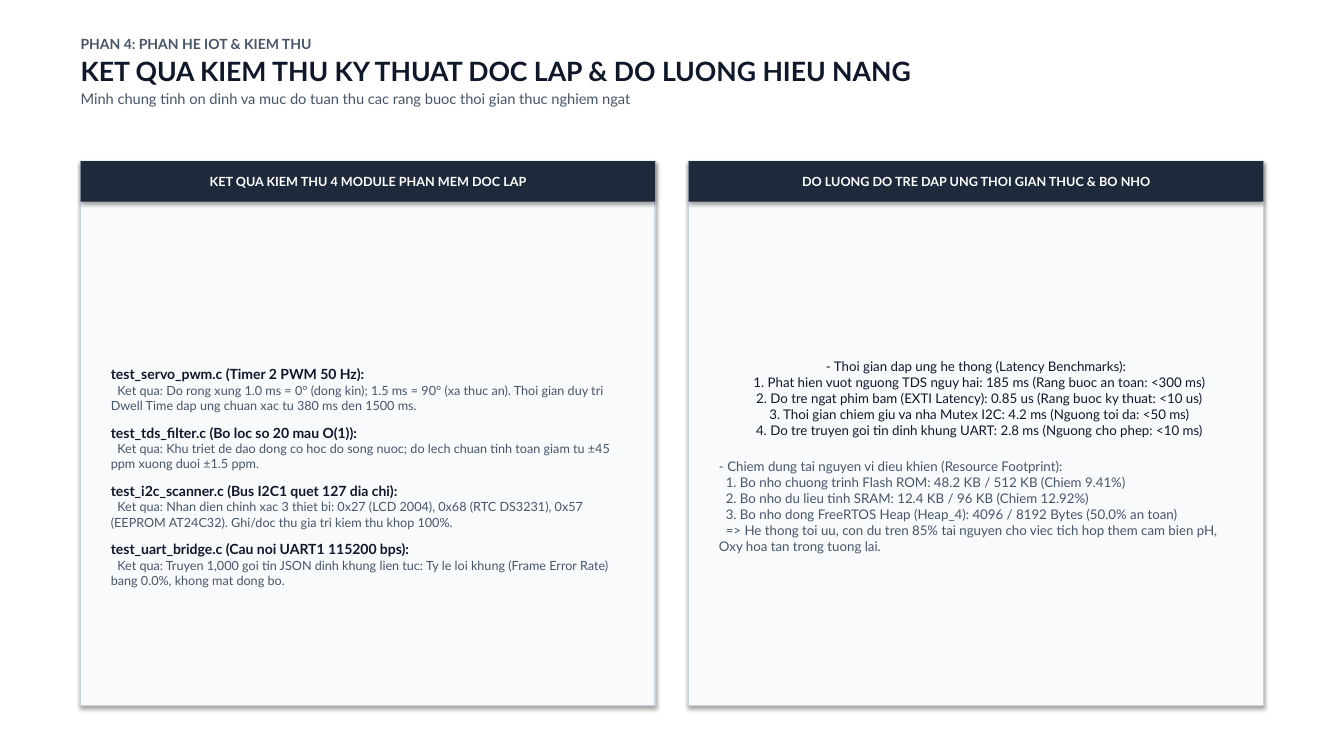
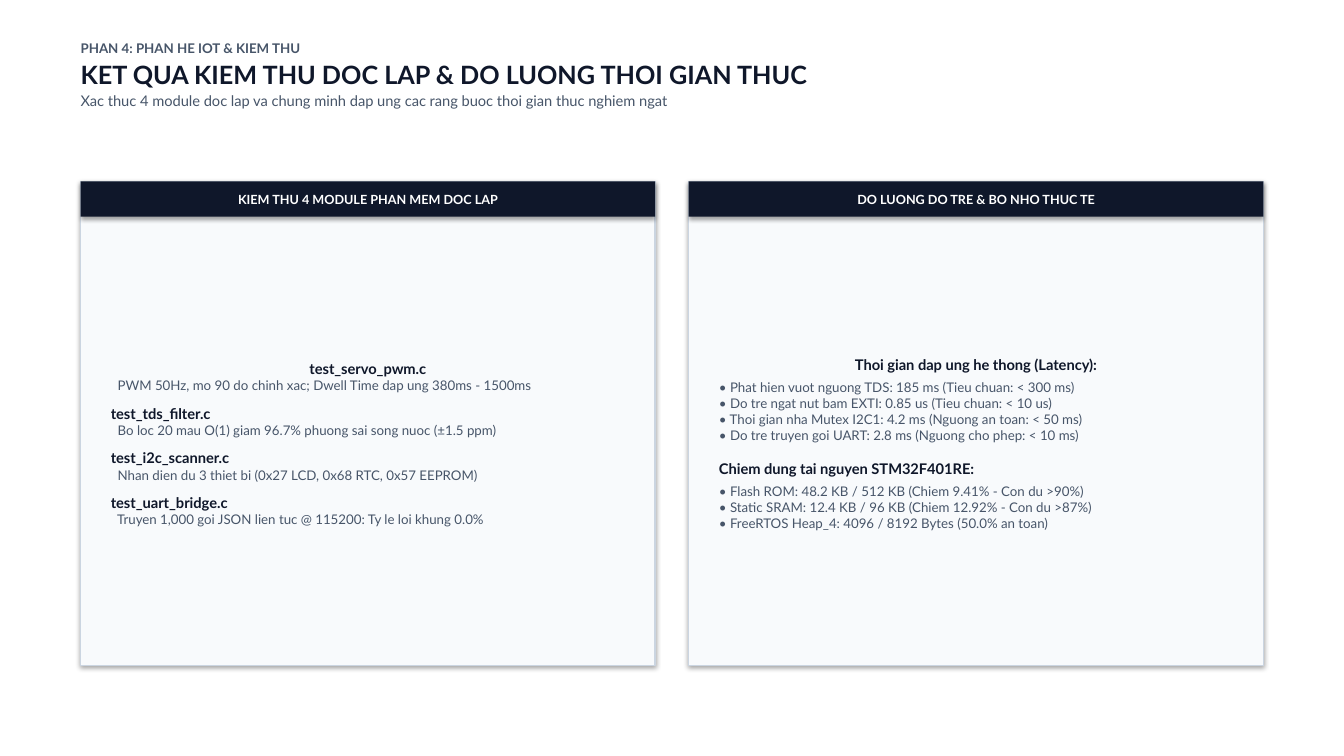
Before and after one commit to Nonne07/mcp201-aquatic-guardian, a slide deck: slide 11 of AQUATIC_GUARDIAN_SLIDES.pptx. Drawn at 1344x756 pixels with LibreOffice and Linux fonts; fonts in the diff are those of the drawing. Boxes give left, top, right and bottom in pixels: in the first picture for what was removed or moved away, otherwise in the second. Text is boxed around its words. In the diff, an @@ line names an element or a change of style, - is before the commit and + after.

```diff
--- a/AQUATIC_GUARDIAN_SLIDES.pptx
+++ b/AQUATIC_GUARDIAN_SLIDES.pptx
@@ text at [81, 43, 300, 53]: size 10 to 9.5 pt in "PHAN 4: PHAN HE IOT & KIEM ..." @@
@@ text at [81, 65, 807, 109]: text changed @@
-KET QUA KIEM THU KY THUAT DOC LAP & DO LUONG HIEU NANG
-Minh chung tinh on dinh va muc do tuan thu cac rang buoc thoi gian thuc nghiem ngat
+KET QUA KIEM THU DOC LAP & DO LUONG THOI GIAN THUC
+Xac thuc 4 module doc lap va chung minh dap ung cac rang buoc thoi gian thuc nghiem ngat
@@ rectangle "KIEM THU 4 MODULE PHAN ...": place and size @@
-rectangle "KIEM THU 4 MODULE PHAN ..." at [81, 161, 655, 202]
+rectangle "KIEM THU 4 MODULE PHAN ..." at [81, 181, 655, 217]
@@ rectangle "KIEM THU 4 MODULE PHAN ..." at [81, 181, 655, 217]: fill #1E293B to #0F172A @@
@@ rectangle "test_servo_pwm.c": place and size @@
-rectangle "test_servo_pwm.c" at [81, 161, 655, 706]
+rectangle "test_servo_pwm.c" at [81, 181, 655, 665]
@@ text in rectangle at [238, 194, 498, 204]: text changed @@
-KET QUA KIEM THU 4 MODULE PHAN MEM DOC LAP
+KIEM THU 4 MODULE PHAN MEM DOC LAP
@@ rectangle "DO LUONG DO TRE & ..." at [689, 181, 1263, 217]: fill #1E293B to #0F172A @@
@@ rectangle "Thoi gian dap ung he ...": place and size @@
-rectangle "Thoi gian dap ung he ..." at [689, 161, 1263, 706]
+rectangle "Thoi gian dap ung he ..." at [689, 181, 1263, 665]
@@ rectangle "DO LUONG DO TRE & ...": place and size @@
-rectangle "DO LUONG DO TRE & ..." at [689, 161, 1263, 202]
+rectangle "DO LUONG DO TRE & ..." at [689, 181, 1263, 217]
@@ text in rectangle at [857, 194, 1095, 204]: text changed @@
-DO LUONG DO TRE DAP UNG THOI GIAN THUC & BO NHO
+DO LUONG DO TRE & BO NHO THUC TE
@@ text in rectangle at [719, 358, 1097, 531]: text changed @@
-- Thoi gian dap ung he thong (Latency Benchmarks):
-1. Phat hien vuot nguong TDS nguy hai: 185 ms (Rang buoc an toan: <300 ms)
-2. Do tre ngat phim bam (EXTI Latency): 0.85 us (Rang buoc ky thuat: <10 us)
-3. Thoi gian chiem giu va nha Mutex I2C: 4.2 ms (Nguong toi da: <50 ms)
-4. Do tre truyen goi tin dinh khung UART: 2.8 ms (Nguong cho phep: <10 ms)
-- Chiem dung tai nguyen vi dieu khien (Resource Footprint):
-1. Bo nho chuong trinh Flash ROM: 48.2 KB / 512 KB (Chiem 9.41%)
-2. Bo nho du lieu tinh SRAM: 12.4 KB / 96 KB (Chiem 12.92%)
-3. Bo nho dong FreeRTOS Heap (Heap_4): 4096 / 8192 Bytes (50.0% an toan)
-=> He thong toi uu, con du tren 85% tai nguyen cho viec tich hop them cam bien pH, Oxy hoa tan trong tuong lai.
+Thoi gian dap ung he thong (Latency):
+• Phat hien vuot nguong TDS: 185 ms (Tieu chuan: < 300 ms)
+• Do tre ngat nut bam EXTI: 0.85 us (Tieu chuan: < 10 us)
+• Thoi gian nha Mutex I2C1: 4.2 ms (Nguong an toan: < 50 ms)
+• Do tre truyen goi UART: 2.8 ms (Nguong cho phep: < 10 ms)
+Chiem dung tai nguyen STM32F401RE:
+• Flash ROM: 48.2 KB / 512 KB (Chiem 9.41% - Con du >90%)
+• Static SRAM: 12.4 KB / 96 KB (Chiem 12.92% - Con du >87%)
+• FreeRTOS Heap_4: 4096 / 8192 Bytes (50.0% an toan)
@@ text in rectangle at [111, 364, 531, 527]: text changed; size 9 to 9.5 pt @@
-test_servo_pwm.c (Timer 2 PWM 50 Hz):
-Ket qua: Do rong xung 1.0 ms = 0° (dong kin); 1.5 ms = 90° (xa thuc an). Thoi gian duy tri Dwell Time dap ung chuan xac tu 380 ms den 1500 ms.
-test_tds_filter.c (Bo loc so 20 mau O(1)):
-Ket qua: Khu triet de dao dong co hoc do song nuoc; do lech chuan tinh toan giam tu ±45 ppm xuong duoi ±1.5 ppm.
-test_i2c_scanner.c (Bus I2C1 quet 127 dia chi):
-Ket qua: Nhan dien chinh xac 3 thiet bi: 0x27 (LCD 2004), 0x68 (RTC DS3231), 0x57 (EEPROM AT24C32). Ghi/doc thu gia tri kiem thu khop 100%.
-test_uart_bridge.c (Cau noi UART1 115200 bps):
-Ket qua: Truyen 1,000 goi tin JSON dinh khung lien tuc: Ty le loi khung (Frame Error Rate) bang 0.0%, khong mat dong bo.
+test_servo_pwm.c
+PWM 50Hz, mo 90 do chinh xac; Dwell Time dap ung 380ms - 1500ms
+test_tds_filter.c
+Bo loc 20 mau O(1) giam 96.7% phuong sai song nuoc (±1.5 ppm)
+test_i2c_scanner.c
+Nhan dien du 3 thiet bi (0x27 LCD, 0x68 RTC, 0x57 EEPROM)
+test_uart_bridge.c
+Truyen 1,000 goi JSON lien tuc @ 115200: Ty le loi khung 0.0%
```
Also in this commit, not shown: 12 other slides changed, 1 other file.
